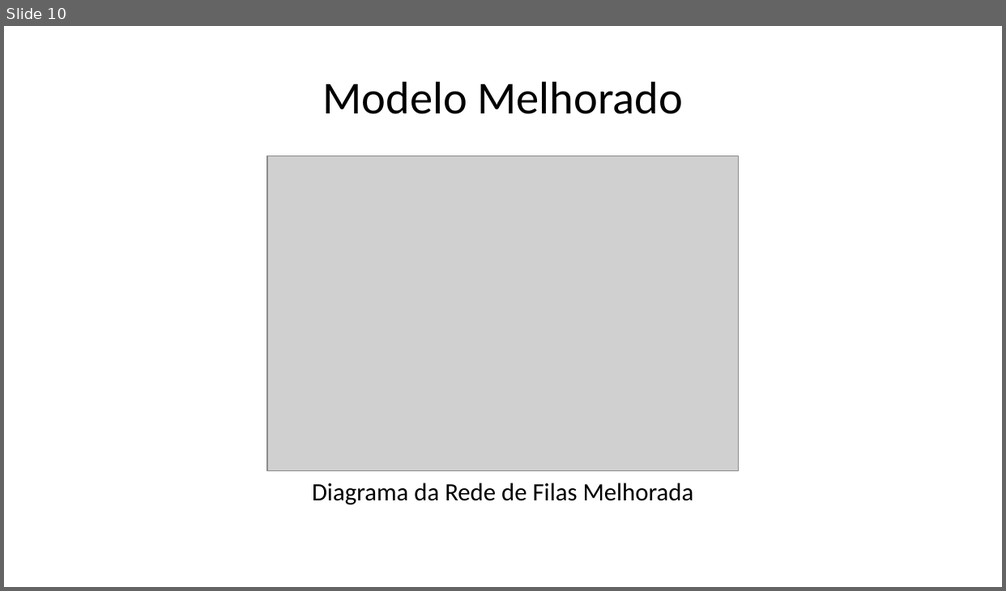
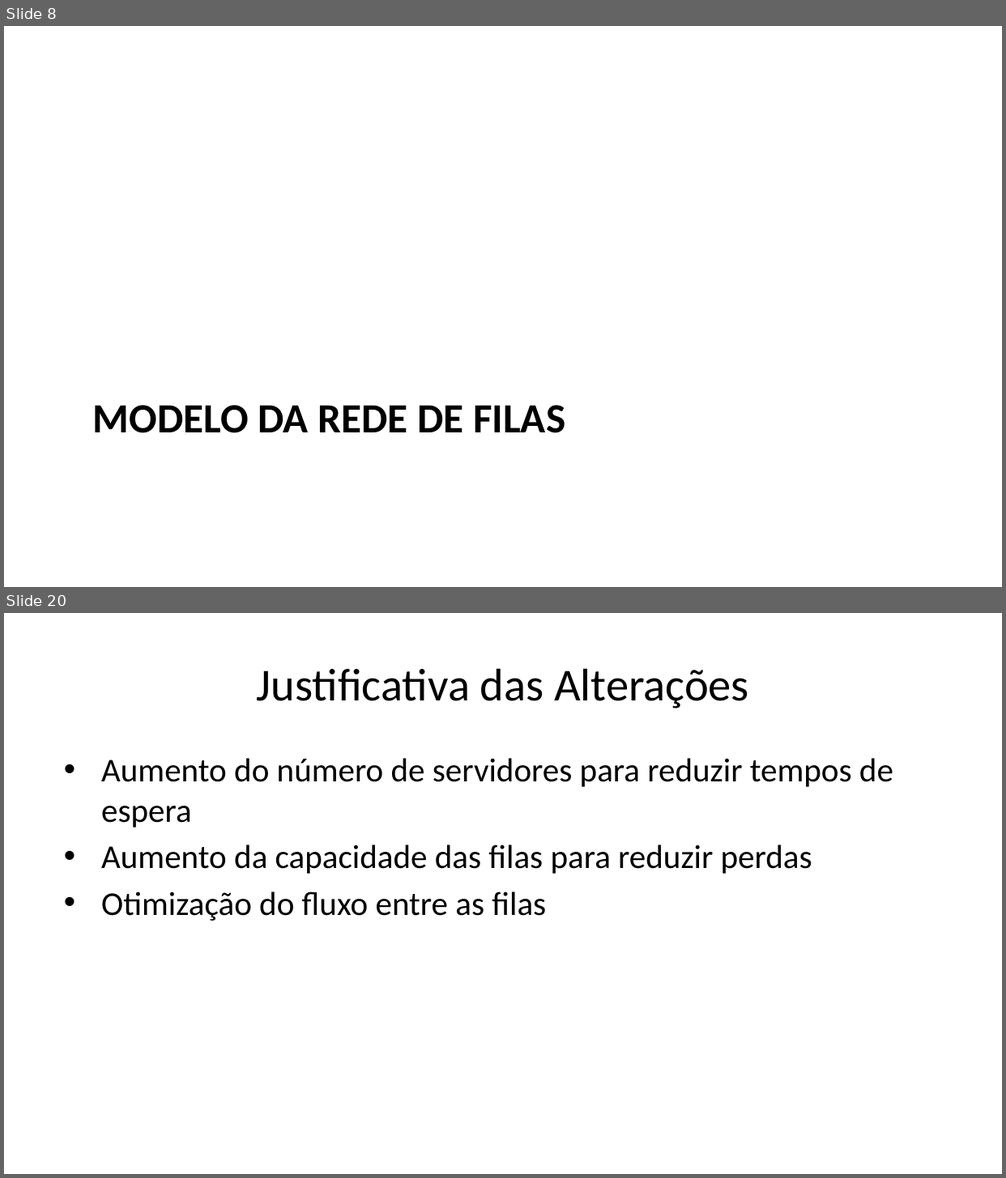
Before and after one commit to bengo501/-T2-Avalia-o-de-Aprendizagem-Simula-o-e-M-todos-Anal-ticos---2025-1, a slide deck: apresentacao_hospital.pptx. Shown one above the other, each under a label of ours: slide 10 before the commit, slides 8 and 20 after it; the slides between them are not shown. The pictures are 1006x591 and 1006x1178 pixels, drawn with LibreOffice and Linux fonts; fonts in the diff are those of the drawing; grey boxes stand for pictures. Boxes give left, top, right and bottom in pixels: in the first picture for what was removed or moved away, otherwise in the second. Text is boxed around its words. In the diff, an @@ line names an element or a change of style, - is before the commit and + after.

```diff
--- a/apresentacao_hospital.pptx
+++ b/apresentacao_hospital.pptx
@@ slide 20 added at [4, 613, 1002, 1174], background #FFFFFF @@
@@ title added at [257, 668, 749, 709], 33 pt, text #000000 @@
+Justificativa das Alterações
@@ text added at [101, 758, 893, 921], 24 pt, text #000000 @@
+• Aumento do número de servidores para reduzir tempos de espera
+• Aumento da capacidade das filas para reduzir perdas
+• Otimização do fluxo entre as filas
@@ what was slide 10 is now slide 8 @@
@@ slide 8 changed as well @@
@@ title removed at [322, 81, 684, 114] @@
-Modelo Melhorado
@@ picture removed at [267, 156, 739, 471] @@
@@ title at [93, 405, 565, 433]: text changed; size 18 to 30 pt; bold on @@
-Diagrama da Rede de Filas Melhorada
+MODELO DA REDE DE FILAS
```
Also in this commit, not shown: 7 other slides changed, 24 other slides added, 4 slides removed, 13 other files.
